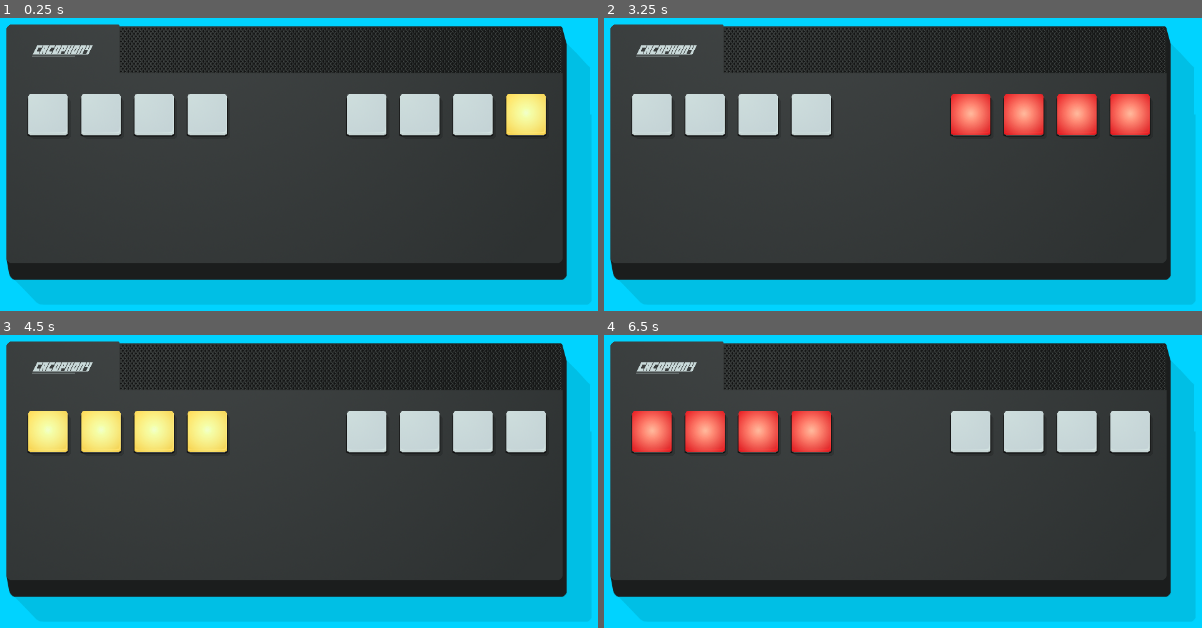
Above: before the commit, frames 1-4 (two rows, left to right).
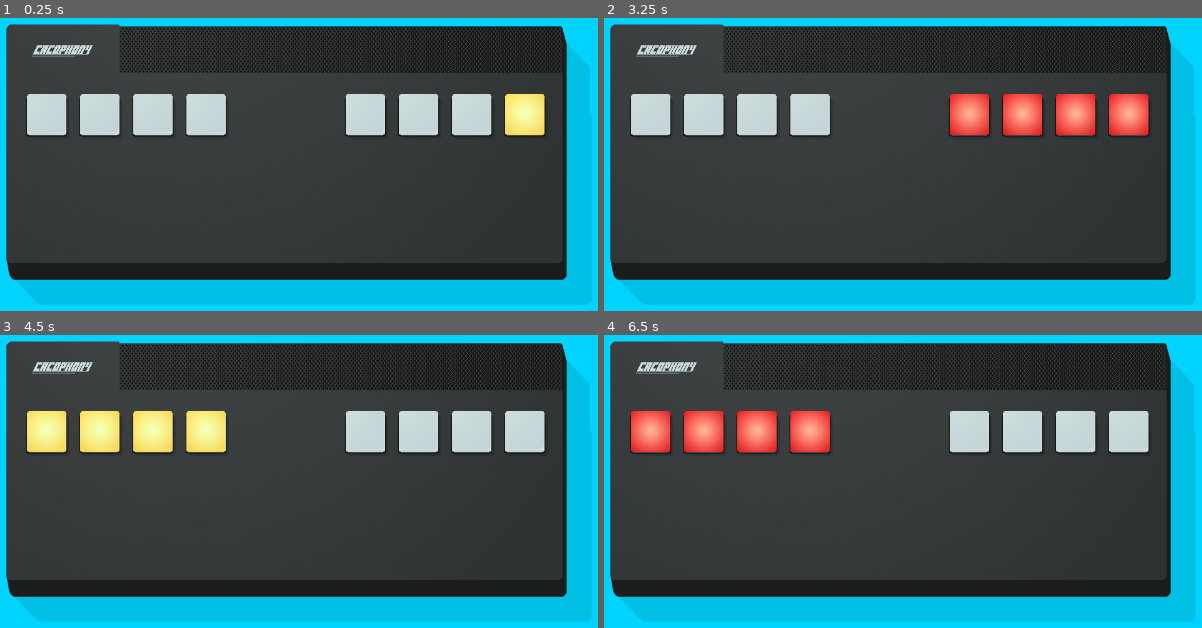
Above: after the commit, the same moments.

Repository: winterbeak/cacophony-t35x
Game: Godot game, scene res://Main.tscn
The game is run twice, just before and just after one commit, with the same random seed, the same clock (stepped at 60 frames per second) and the same inputs.
Inputs:
- Up to frame 1 (0.25 s): no input
- Up to frame 2 (3.25 s): tap Enter at 0.5, 2 s; tap Space at 1.25, 2.75 s
- Up to frame 3 (4.5 s): tap Enter at 4.25 s
- Up to frame 4 (6.5 s): tap Space at 5 s

The runs differ from the first frame. In frame 1, 0.8% of the frame differs, in the area x 4-92%, y 25-41%; in frame 2, 0.8%; in frame 3, 0.8%; in frame 4, 0.8%.

Commit message:
Move button grid slightly

Diff:
--- a/Analog Cacophony/Main.tscn
+++ b/Analog Cacophony/Main.tscn
@@ -11,4 +11,4 @@
 centered = false
 
 [node name="Grid" parent="." instance=ExtResource( 1 )]
-position = Vector2( 224, 267 )
+position = Vector2( 222, 267 )
